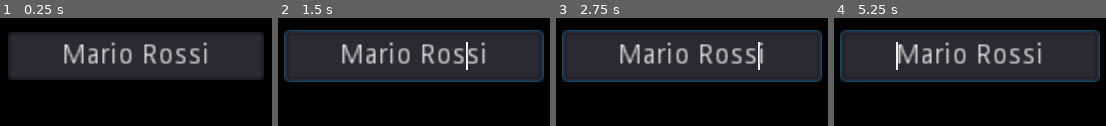
Above: before the commit, frames 1-4 (left to right).
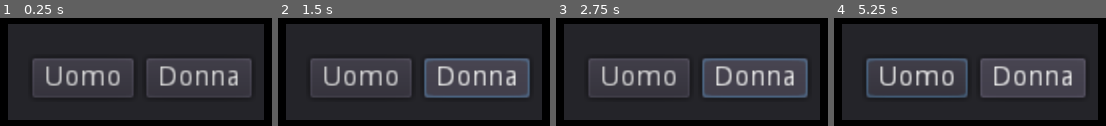
Above: after the commit, the same moments.

Repository: Fra866/ResPublica
Game: Godot game, scene res://Scenes/InitialCutscene.tscn
Same seed, same stepped clock (60 frames per second), same inputs: the game is played once before the commit and once after it. This scene is started directly instead of the project's main scene.
Inputs (mouse positions are in pixels of both pictures, inside the frame that each line leads up to):
- Up to frame 1 (0.25 s): no input
- Up to frame 2 (1.5 s): click (362, 78) at 0.5 s, where only the run after the commit has a clickable "Uomo"; click (476, 78) at 1.25 s, where only the run after the commit has a clickable "Donna"
- Up to frame 3 (2.75 s): tap Enter (ui_accept) at 2, 2.1, 2.27, 2.57 s; hold Right (ui_right) from 2.03 s (still down)
- Up to frame 4 (5.25 s): tap Enter (ui_accept) at 2.75, 2.85, 3.02, 3.32, 3.5, 3.6, 4.25, 4.35, 4.52, 4.82, 5, 5.1 s; release Right (ui_right) at 2.78 s; hold Down (ui_down) 2.78-3.53 s; hold Right (ui_right) 3.53-4.28 s; hold Up (ui_up) 4.28-5.03 s; hold Left (ui_left) from 5.03 s (still down)

The runs differ from the first frame. In frame 1, 52% of the frame differs, in the area x 2-98%, y 5-95%; in frame 2, 57%; in frame 3, 57%; in frame 4, 57%.
Error in both runs: Attempt to call function 'get_child' in base 'null instance' on a null instance. (res://Scenes/InitialCutscene.gd:6)

Commit message:
InitialCutscene: Ask gender function

Diff:
--- a/Saved/save01.tres
+++ b/Saved/save01.tres
@@ -19,6 +19,6 @@
 ended_cutscenes = [ 0, 0 ]
 current_scene = ExtResource( 3 )
 player_party = SubResource( 1 )
-player_pos = Vector2( 80, 80 )
+player_pos = Vector2( 80, 112 )
 money = 1000
 votes = 0
--- a/Scenes/InitialCutscene.gd
+++ b/Scenes/InitialCutscene.gd
@@ -5,16 +5,20 @@
 onready var scene_manager = get_parent().get_parent()
 onready var ui = scene_manager.get_child(5)
 onready var menu = scene_manager.get_child(1)
+onready var name_label = menu.get_child(0).get_child(0).get_child(1).get_child(4)
 
 onready var sprite = $ImageContainer/Sprite
 onready var text_label = $TextContainer/RichTextLabel
 onready var input_name_edit = $AskForName/LineEdit
+onready var buttons_container = $AskForGender
+onready var buttons = [$AskForGender/Panel/Man, $AskForGender/Panel/Woman]
 
 enum STATE_CUTSCENE {INTRO, ASKING_NAME, ASKING_GENDER}
 onready var state = STATE_CUTSCENE.INTRO
 
 
 func _ready():
+	buttons_container.visible = false
 	input_name_edit.visible = false
 	ui.visibility(false)
 	yield(get_tree().create_timer(1), "timeout")
@@ -27,7 +31,7 @@
 		text_label.text = current_text
 		text_label.visible_characters = 0
 
-		for _i in len(text_label.text):
+		for letter in len(current_text):
 			yield(get_tree().create_timer(0.05), "timeout")
 			text_label.visible_characters += 1
 
@@ -35,26 +39,50 @@
 
 	# menu.visible = true
 
-	ask_name_and_gender()
+	ask_name()
 
 
-func ask_name_and_gender():
+func ask_name():
 	state = STATE_CUTSCENE.ASKING_NAME
 	sprite.visible = false
 	text_label.rect_position.y = -16
-
 	text_label.text = "Come ti chiami?"
 
+	for i in len(text_label.text):
+		text_label.visible_characters = i
 
 	input_name_edit.visible = true
 	input_name_edit.grab_focus()
+
 	# start_game()
 
 
+func ask_gender():
+	buttons_container.visible = true
+	state = STATE_CUTSCENE.ASKING_GENDER
+
+	text_label.text = "Sei uomo o donna?"
+
+	for i in len(text_label.text):
+		text_label.visible_characters = i
+
+	buttons[0].grab_focus()
+
+
 func _process(_delta):
-	if state == STATE_CUTSCENE.ASKING_NAME:
-		if Input.is_action_just_pressed("ui_accept"):
-			scene_manager.save_file.name = input_name_edit.text
+	if Input.is_action_just_pressed("ui_accept"):
+		if state == STATE_CUTSCENE.ASKING_NAME:
+			name_label.text = input_name_edit.text
+			scene_manager.save_file.name = name_label.text
+			input_name_edit.visible = false
+
+			ask_gender()
+
+		elif state == STATE_CUTSCENE.ASKING_GENDER:
+			name_label.text = input_name_edit.text
+			scene_manager.save_file.name = name_label.text
+			input_name_edit.visible = false
+
 			start_game()
 
 
--- a/Scenes/InitialCutscene.tscn
+++ b/Scenes/InitialCutscene.tscn
@@ -1,6 +1,8 @@
-[gd_scene load_steps=2 format=2]
+[gd_scene load_steps=3 format=2]
 
 [ext_resource path="res://Scenes/InitialCutscene.gd" type="Script" id=1]
+
+[sub_resource type="Theme" id=1]
 
 [node name="InitialCutscene" type="Node2D"]
 script = ExtResource( 1 )
@@ -41,9 +43,43 @@
 margin_top = 116.0
 margin_right = 224.0
 margin_bottom = 140.0
-text = "Mario Rossi"
 align = 1
-max_length = 16
+max_length = 10
 __meta__ = {
 "_edit_use_anchors_": false
 }
+
+[node name="AskForGender" type="Control" parent="."]
+margin_left = 156.0
+margin_right = 156.0
+__meta__ = {
+"_edit_use_anchors_": false
+}
+
+[node name="Panel" type="Panel" parent="AskForGender"]
+margin_left = -60.0
+margin_top = 112.0
+margin_right = 68.0
+margin_bottom = 160.0
+theme = SubResource( 1 )
+__meta__ = {
+"_edit_use_anchors_": false
+}
+
+[node name="Man" type="Button" parent="AskForGender/Panel"]
+margin_left = 12.0
+margin_top = 17.0
+margin_right = 59.0
+margin_bottom = 35.0
+text = "Uomo"
+__meta__ = {
+"_edit_use_anchors_": false
+}
+
+[node name="Woman" type="Button" parent="AskForGender/Panel"]
+margin_left = 69.0
+margin_top = 17.0
+margin_right = 115.0
+margin_bottom = 36.0
+action_mode = 0
+text = "Donna"
--- a/Scenes/Menu.tscn
+++ b/Scenes/Menu.tscn
@@ -65,6 +65,14 @@
 __meta__ = {
 "_edit_use_anchors_": false
 }
+
+[node name="Name" type="RichTextLabel" parent="MenuLayers/MainMenu/Control"]
+anchor_left = 0.625
+anchor_top = 0.775
+anchor_right = 1.0
+anchor_bottom = 0.875
+margin_top = -7.62939e-06
+margin_bottom = -1.52588e-05
 
 [node name="Slogans" type="Control" parent="MenuLayers"]
 visible = false
